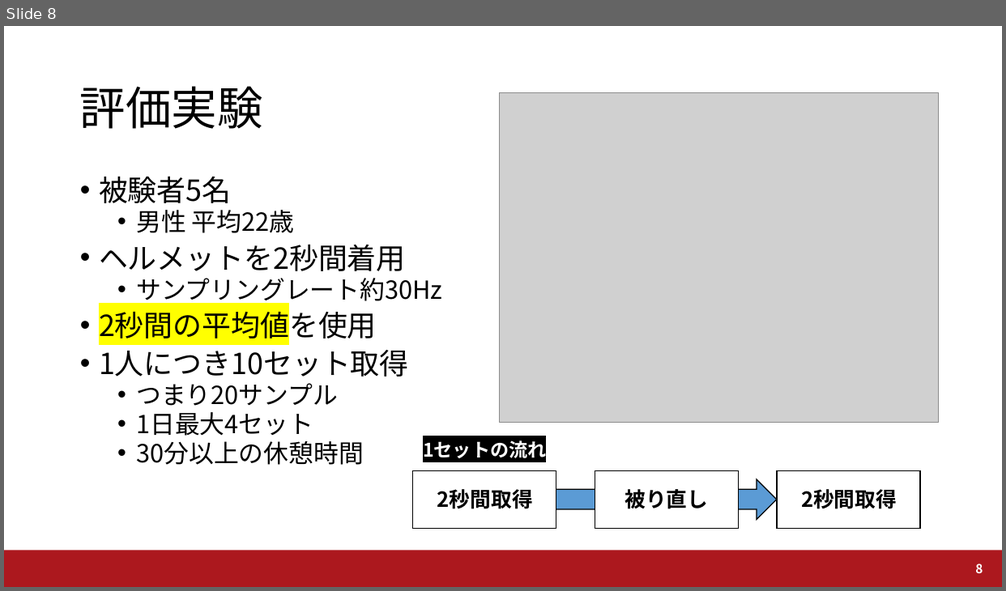
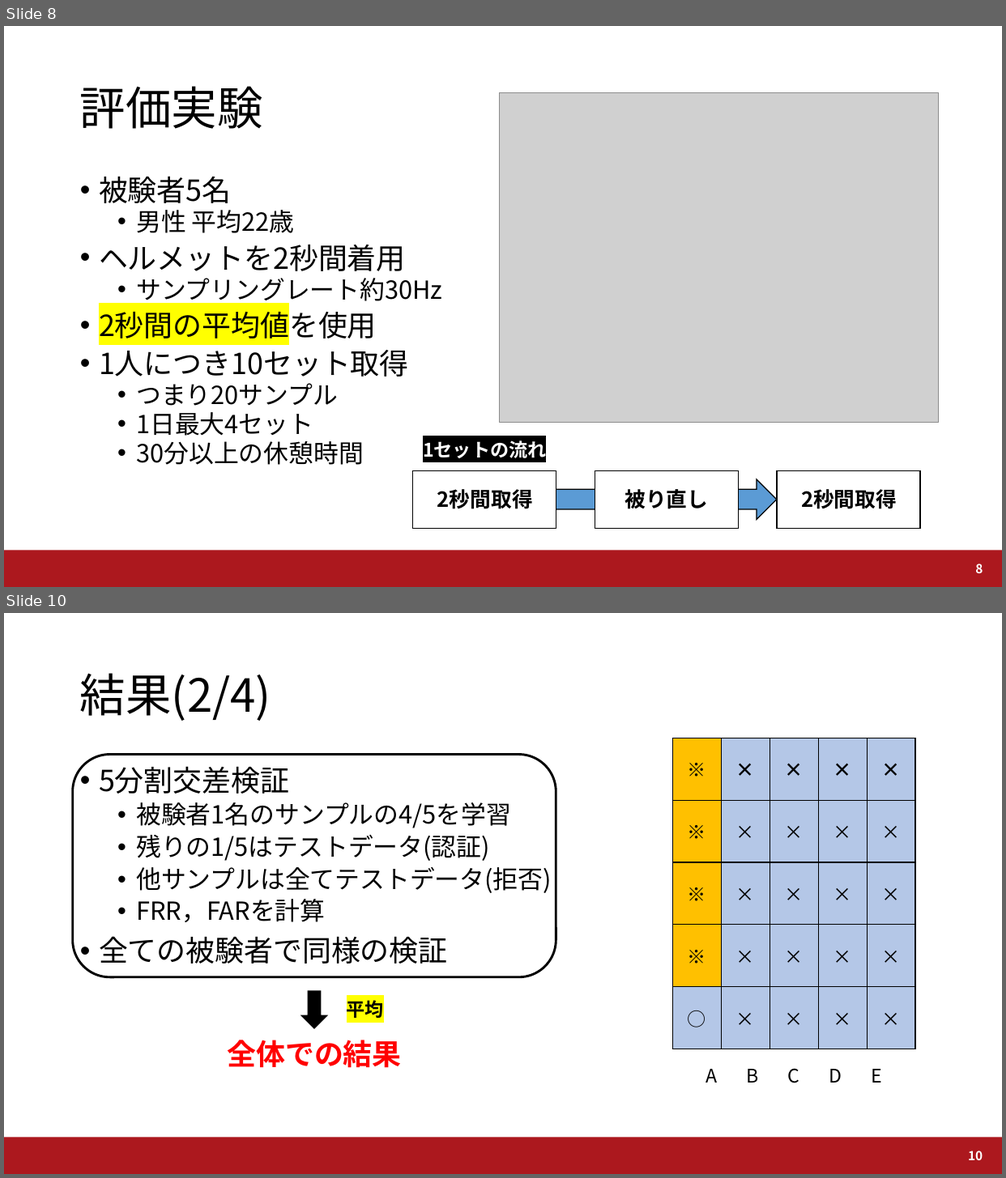
Before and after one commit to a2h1r0/lab, a slide deck: UWW2019/UWW2019_Fujii.pptx. Shown one above the other, each under a label of ours: slide 8 before the commit, slides 8 and 10 after it; the slides between them are not shown. The pictures are 1006x591 and 1006x1178 pixels, drawn with LibreOffice and Linux fonts; fonts in the diff are those of the drawing; grey boxes stand for pictures; background and template pictures are left out. Boxes give left, top, right and bottom in pixels: in the first picture for what was removed or moved away, otherwise in the second. Text is boxed around its words. In the diff, an @@ line names an element or a change of style, - is before the commit and + after.

```diff
--- a/UWW2019/UWW2019_Fujii.pptx
+++ b/UWW2019/UWW2019_Fujii.pptx
@@ slide 10 added at <box>4,613,1002,1174</box>, background #FFFFFF; not listed: 1 template element that a slide beside it also shows @@
@@ title added at <box>80,673,271,721</box>, 44 pt, text #000000 @@
+結果(2/4)
@@ rounded rectangle added at <box>73,755,556,977</box>, outline #000000 2.25 pt @@
@@ table added at <box>672,738,916,1050</box>, 5 rows, 5 columns @@
+※ | × | × | × | ×
+※ | × | × | × | ×
+※ | × | × | × | ×
+※ | × | × | × | ×
+○ | × | × | × | ×
@@ text added at <box>99,766,552,964</box>, 24 pt, text #000000 @@
+• 5分割交差検証
+  • 被験者1名のサンプルの4/5を学習
+  • 残りの1/5はテストデータ(認証)
+  • 他サンプルは全てテストデータ(拒否)
+  • FRR，FARを計算
+• 全ての被験者で同様の検証
@@ right arrow added at <box>302,991,327,1029</box>, fill #000000, outline #000000 1 pt @@
@@ text added at <box>347,1000,384,1018</box>, 18 pt, text #000000, bold @@
+平均
@@ text added at <box>227,1040,401,1068</box>, 28 pt, text #FF0000, bold @@
+全体での結果
@@ text added at <box>705,1068,883,1084</box>, 18 pt, text #000000 @@
+A B C D E
@@ page number added at <box>968,1151,982,1161</box>, 12 pt, text #FFFFFF, bold @@
+10
```
Also in this commit, not shown: 6 slides changed, 3 other slides added, 8 other files.
